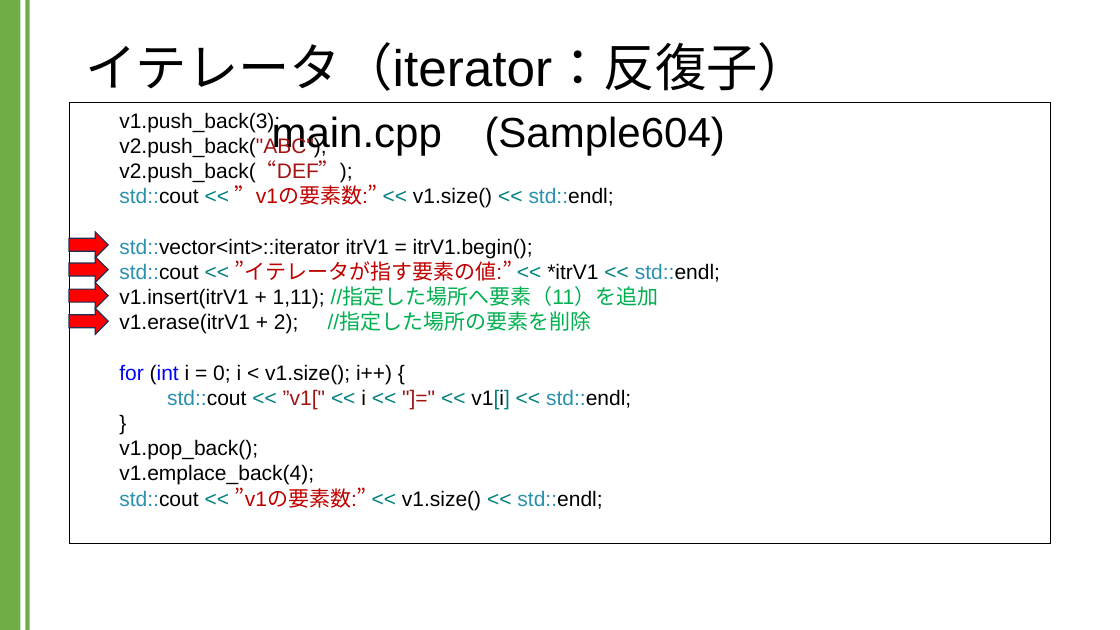
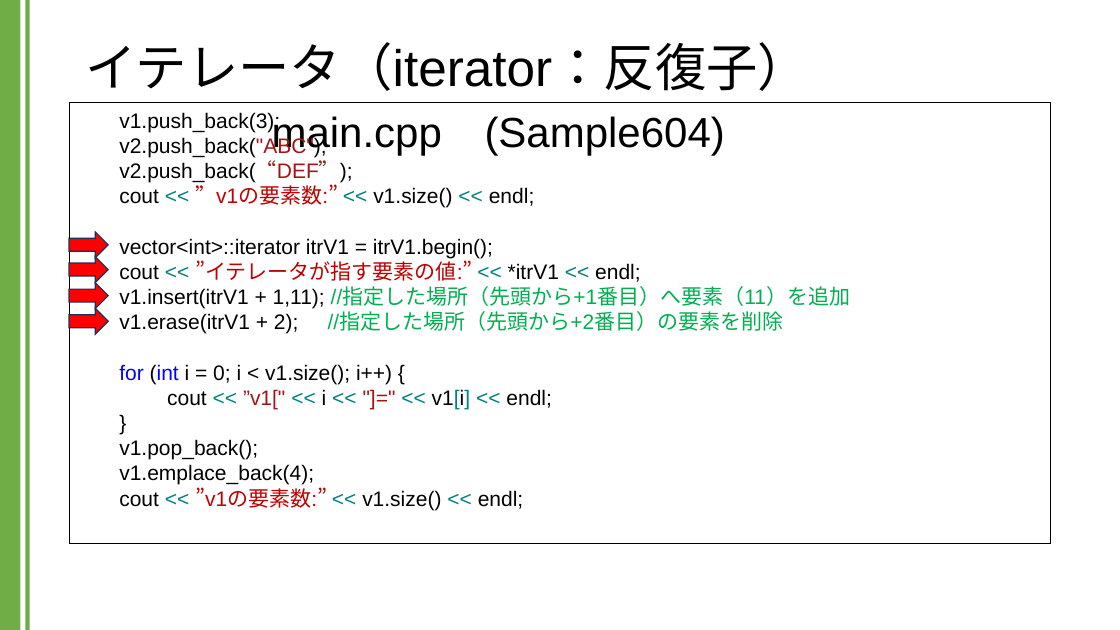
Before and after one commit to kic-murata/cpp2024, a slide deck: slide 20 of 授業資料/講義資料：Vectorクラス.pptx (slide 17 before the commit). Drawn at 1120x630 pixels with LibreOffice and Linux fonts; fonts in the diff are those of the drawing. Boxes give left, top, right and bottom in pixels: in the first picture for what was removed or moved away, otherwise in the second. Text is boxed around its words. In the diff, an @@ line names an element or a change of style, - is before the commit and + after.

```diff
--- a/授業資料/講義資料：Vectorクラス.pptx
+++ b/授業資料/講義資料：Vectorクラス.pptx
@@ text in rectangle at [119,161,850,334]: text changed @@
-v2.push_back(“DEF”);
-std::cout << ”v1の要素数:” << v1.size() << std::endl;
-std::vector<int>::iterator itrV1 = itrV1.begin();
-std::cout << ”イテレータが指す要素の値:” << *itrV1 << std::endl;
-v1.insert(itrV1 + 1,11); //指定した場所へ要素（11）を追加
-v1.erase(itrV1 + 2); //指定した場所の要素を削除
+v2.push_back(“DEF”);
+cout << ”v1の要素数:” << v1.size() << endl;
+vector<int>::iterator itrV1 = itrV1.begin();
+cout << ”イテレータが指す要素の値:” << *itrV1 << endl;
+v1.insert(itrV1 + 1,11); //指定した場所（先頭から+1番目）へ要素（11）を追加
+v1.erase(itrV1 + 2); //指定した場所（先頭から+2番目）の要素を削除
@@ text in rectangle at [167,389,552,409]: text changed @@
-std::cout << ”v1[" << i << "]=" << v1[i] << std::endl;
+cout << ”v1[" << i << "]=" << v1[i] << endl;
@@ text in rectangle at [119,487,524,510]: text changed @@
-std::cout << ”v1の要素数:” << v1.size() << std::endl;
+cout << ”v1の要素数:” << v1.size() << endl;
```
Also in this commit, not shown: 14 other slides changed, 4 slides added, 1 other file.
